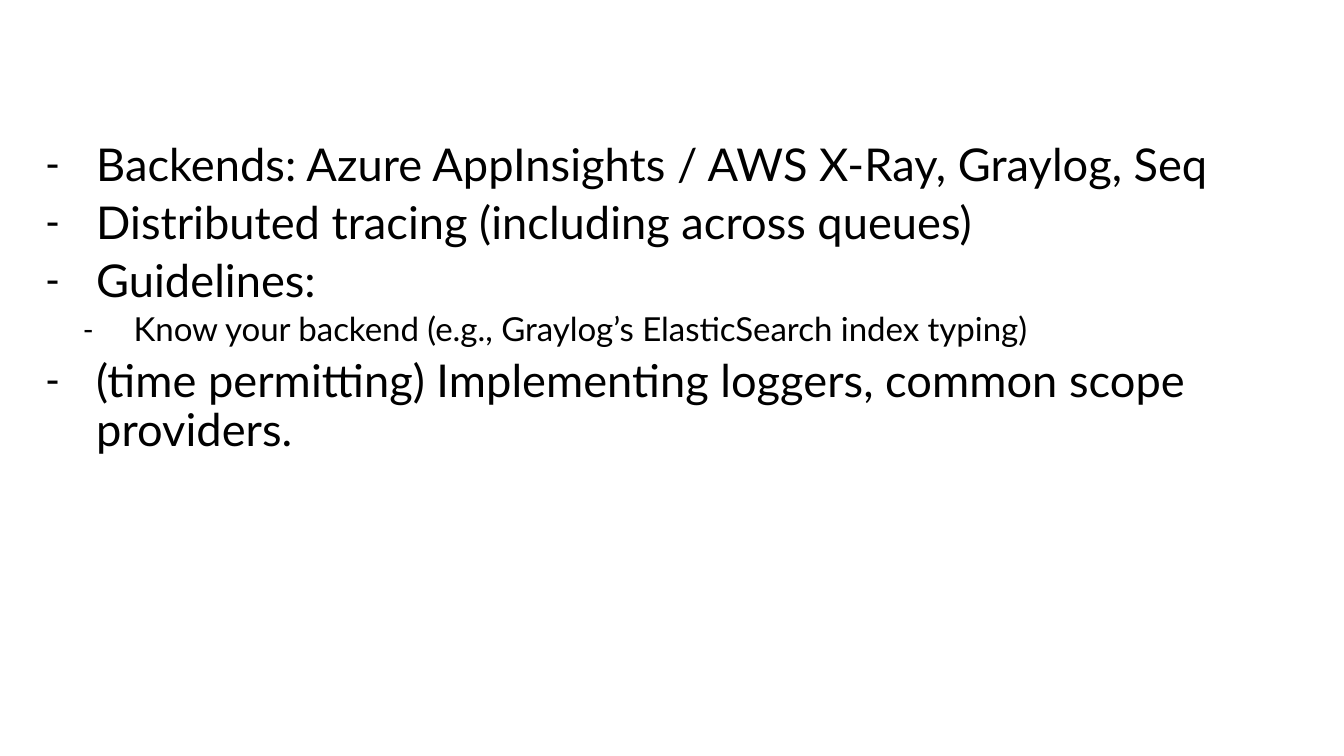
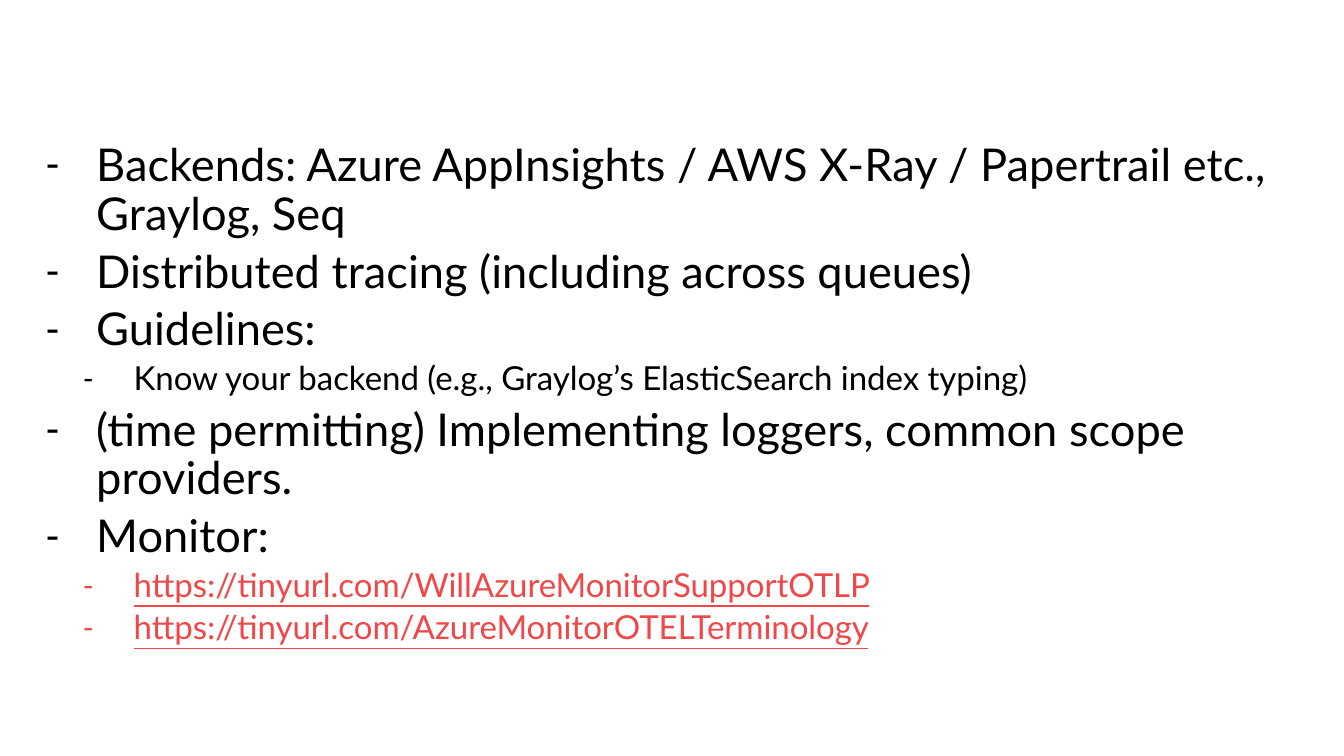
Before and after one commit to StephenCleary/Presentations, a slide deck: slide 15 of Telemetry/Logging Hero.pptx (slide 6 before the commit). Drawn at 1344x756 pixels with LibreOffice and Linux fonts; fonts in the diff are those of the drawing; background and template pictures are left out. Boxes give left, top, right and bottom in pixels: in the first picture for what was removed or moved away, otherwise in the second. Text is boxed around its words. In the diff, an @@ line names an element or a change of style, - is before the commit and + after.

```diff
--- a/Telemetry/Logging Hero.pptx
+++ b/Telemetry/Logging Hero.pptx
@@ text at box(96, 147, 1265, 238): text changed @@
-– Backends: Azure AppInsights / AWS X-Ray, Graylog, Seq
+– Backends: Azure AppInsights / AWS X-Ray / Papertrail etc., Graylog, Seq
@@ text at box(96, 519, 870, 645): paragraphs added @@
+– Monitor:
+  – https://tinyurl.com/WillAzureMonitorSupportOTLP
+  – https://tinyurl.com/AzureMonitorOTELTerminology
```
Also in this commit, not shown: 1 other slide changed, 9 slides added, 1 other file.
